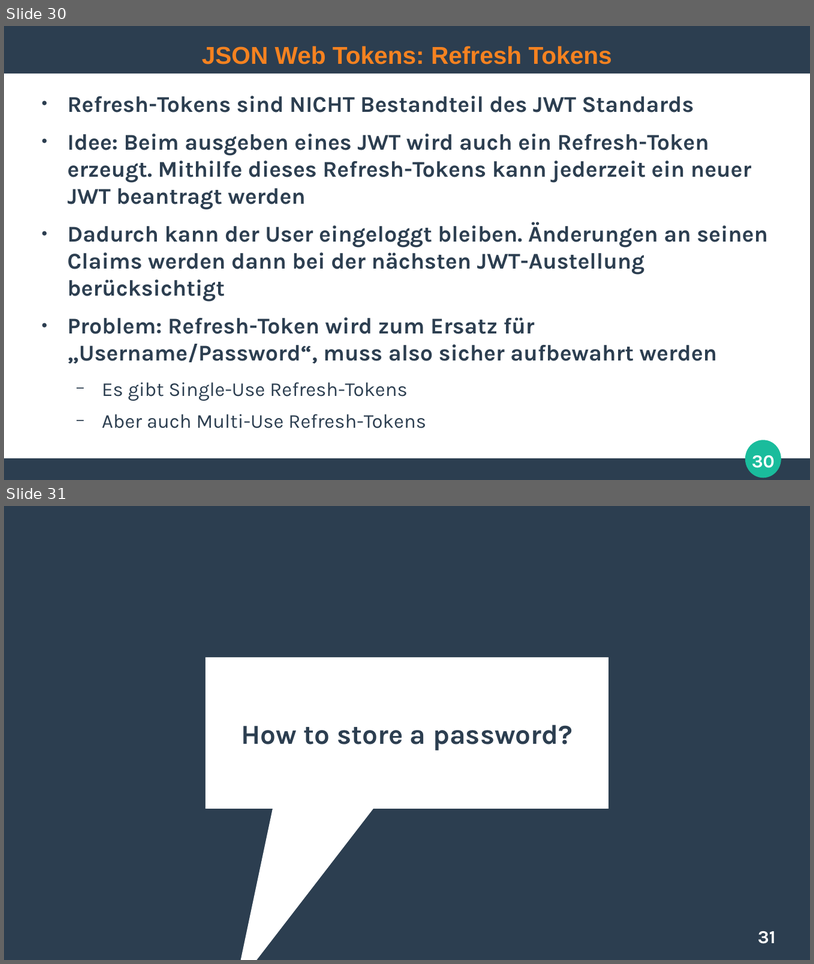
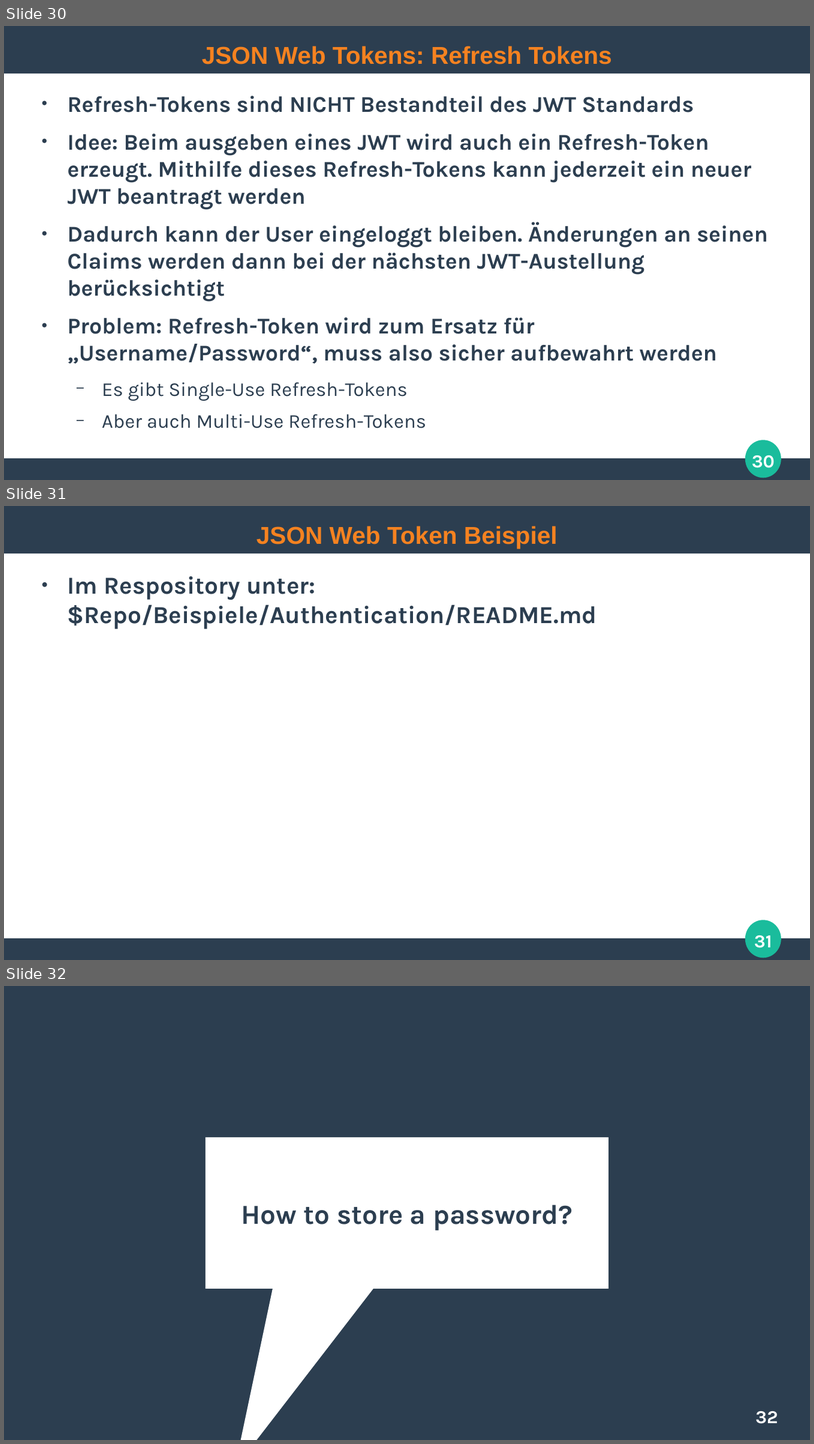
Before and after one commit to ghandmann/HS-AlbSig-WebAnwendungen2, a slide deck: Kapitel/07_Authentication.odp. Shown one above the other, each under a label of ours: slides 30 and 31 before the commit, slides 30, 31 and 32 after it. The pictures are 814x964 and 814x1444 pixels, drawn with LibreOffice and Linux fonts; fonts in the diff are those of the drawing. Boxes give left, top, right and bottom in pixels: in the first picture for what was removed or moved away, otherwise in the second. Text is boxed around its words. In the diff, an @@ line names an element or a change of style, - is before the commit and + after.

Commit message:
reference jwt example in presentation

```diff
--- a/Kapitel/07_Authentication.odp
+++ b/Kapitel/07_Authentication.odp
@@ slide 31 added at box(4, 506, 810, 960), background #FFFFFF; not listed: 3 template elements that a slide beside it also shows @@
@@ title added at box(257, 526, 558, 549), 24 pt, text #F58220, bold @@
+JSON Web Token Beispiel
@@ text added at box(68, 576, 597, 629), 24 pt, text #2C3E50, bold @@
+● Im Respository unter:
+  $Repo/Beispiele/Authentication/README.md
@@ page number added at box(755, 935, 773, 948), 18 pt, text #FFFFFF, bold @@
+31
@@ what was slide 31 is now slide 32 @@
@@ page number at box(756, 1411, 778, 1423): text changed @@
-31
+32
```
